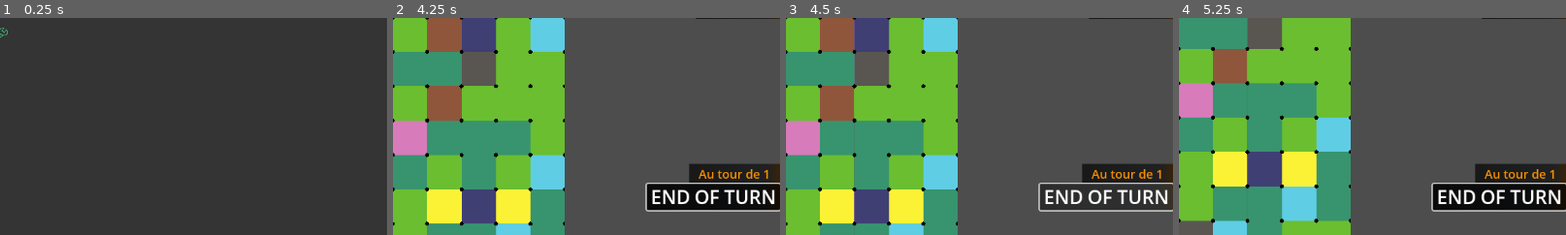
Above: before the commit, frames 1-4 (left to right).
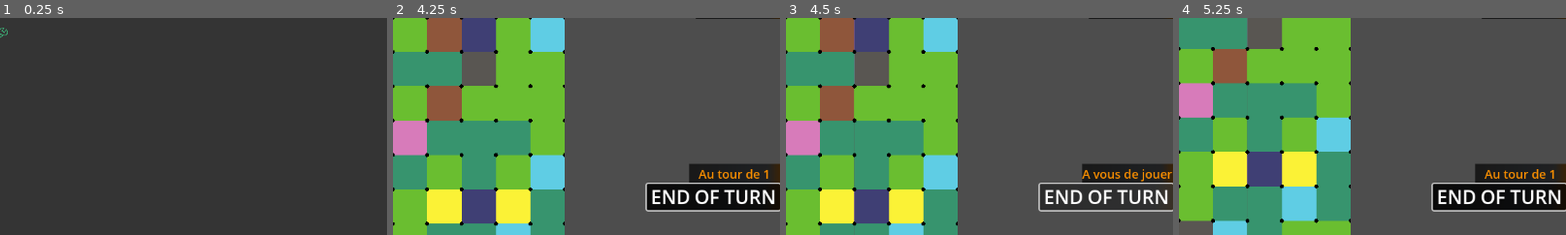
Above: after the commit, the same moments.

Repository: Atio3f/FightOfCities2D
Game: Godot game, scene res://scenes/main_menu.tscn
Two runs of this game, one before a commit and one after it. Both use one fixed random seed, a clock stepped at 60 frames per second and the inputs below.
Inputs (mouse positions are % of the whole screen's width and height, from its top left):
- Up to frame 1 (0.25 s): no input
- Up to frame 2 (4.25 s): click (50, 46) at 0.5 s; click (50, 50) at 1.25 s; click (50, 50) at 2 s; tap Enter at 2.75 s; move the mouse to (72, 45) at 2.77 s; press the mouse at (72, 45) at 2.78 s; hold C (right) 2.78-3.5 s; tap Q (action) at 2.85 s; release the mouse at (72, 45) at 3.5 s; click "START BATTLE" at 3.5 s
- Up to frame 3 (4.5 s): click "END OF TURN" at 4.25 s
- Up to frame 4 (5.25 s): tap Space at 5 s; move the mouse to (30, 55) at 5.02 s; hold X (down) from 5.03 s (still down); click (30, 55) at 5.1 s
The pictures show only the part of the screen within x 50-100%, y 50-100%; the shares and areas given below are measured in that part.

Frames 1-2 are identical in both runs. In frame 3, 0.6% of the frame differs, in the area x 76-100%, y 69-76%; in frame 4, nothing differs.

Commit message:
Fixing switching maps
Fix du changement de map après avoir gagné une mission(unités qui s'enlevaient pas, cartes qui s'ajoutaient pas, récompenses buggués,

Diff:
--- a/Ressources/campaigns/MonkeysCampaign.json
+++ b/Ressources/campaigns/MonkeysCampaign.json
@@ -78,7 +78,12 @@
 				"start": [],
 				"win": [],
 				"lose": []
-			}
+			},
+			"rewards": [
+				"reward:unitMonkey",
+				"reward:unitMonkey"
+			],
+			"nextLevel": "1"
 		}
 	}
 }
--- a/Ressources/rewards/UnitMonkeyReward.gd
+++ b/Ressources/rewards/UnitMonkeyReward.gd
@@ -4,4 +4,3 @@
 
 func _init() -> void:
 	rewardsAvailable = ["set1:KnightMonkey", "set1:AbominationMonkey", "set1:GodMonkey"]
-	randomizeRewards()
--- a/scripts/Player/PointeurPlayer.gd
+++ b/scripts/Player/PointeurPlayer.gd
@@ -247,7 +247,6 @@
 						#print(is_occupied(coordinatesI)) b
 						if is_occupied(coordinatesI):
 							var unitI: AbstractUnit = MapManager.getTileAt(coordinatesI).unitOn
-							print(curr_unit != null)
 							if curr_unit != null && curr_unit.team != unitI.team: #Remove this line if you want to make possible to travel also ennemies
 								distance_to_node = current.priority + MAX_VALUE #Mark enemy tile as impassable
 							## remove this if you want attack ranges to be seen past units that are waiting METTRE elif si le if du dessus est décommentée
@@ -360,7 +359,7 @@
 
 ## Selects or moves a unit based on where the cursor is.
 func cursorPressed(cell: Vector2i, typeClick : String) -> void:
-	print(typeClick)
+	#print(typeClick)
 	if not Selection:
 		if(typeClick == "rightclick") :
 			menuOpen = true
--- a/scripts/config/levels/AbstractCampaign.gd
+++ b/scripts/config/levels/AbstractCampaign.gd
@@ -97,7 +97,10 @@
 			reward = RewardDb.REWARDS[rewardS].new()
 			reward.randomizeRewards()
 			reward.obtainReward(mainPlayer, 1)	#NORMALEMENT DOIT ÊTRE APPELLE par l'écran des récompenses
-			reward.queue_free()	#Pas nécessaire mais on sait jamais
 		##Start next mission
-		startMission(progress + 1)
+		if dataMap.has("nextMission") :
+			startMission(dataMap["nextMission"])
+		else :
+			startMission(progress + 1)
 		print("WOUHOU")
+		print(progress)
--- a/scripts/gameLogic/classes/AbstractPlayer.gd
+++ b/scripts/gameLogic/classes/AbstractPlayer.gd
@@ -66,6 +66,9 @@
 func getCards() -> Array[String] :
 	return hand.getHand()
 
+func getUnitCards() -> Array[String]:
+	return hand.getUnitsStocked()
+
 #Renvoie les cartes jouables du joueur depuis son inventaire(pour le moment on compte pas
 #pê inutile et juste faire getCards et boucler cardCanBePlayedInventory pour toutes les cartes
 func getUsableCardsInventory() -> Array[String] :
@@ -105,7 +108,7 @@
 	else :
 		if amt + weight < 0 : weight = 0
 		else : weight += amt
-	if $Actions :
+	if has_node("Actions") :
 		$Actions.interfaceFinTour.updateInterface()
 
 func cardPlayable(idCard: String) -> Array :
--- a/scripts/gameLogic/classes/AbstractReward.gd
+++ b/scripts/gameLogic/classes/AbstractReward.gd
@@ -8,6 +8,7 @@
 
 ## Randomize rewards
 func randomizeRewards() -> void:
+	rewards.clear()#Clear old choice
 	#Add 3 randoms items of rewardsAvailable into rewards
 	var i : int = 0
 	rewardsAvailable.shuffle()
@@ -25,3 +26,4 @@
 func obtainReward(player: AbstractPlayer, number: int) -> void :
 	#Pour l'instant on gère que des unités en gain
 	player.addUnitCard(rewards[number])
+	queue_free()
--- a/scripts/gameLogic/classes/AbstractUnit.gd
+++ b/scripts/gameLogic/classes/AbstractUnit.gd
@@ -325,16 +325,18 @@
 	for trinket: AbstractTrinket in player.trinkets:
 		trinket.onDeath(unit, self)
 	isDead = true	#You're not supposed to be able to survive once you're in this function
-	removeSelf()
+	removeSelf(true)
 
 ##Remove the unit from active units and its tile and hide it, will be called by onDeath method and the delete button on interface
-func removeSelf() -> void:
+#Param checkWin served to avoid check win when we remove units at the end of a map
+func removeSelf(checkWin: bool) -> void:
 	player.removeUnit(self)
 	tile.unitOn = null	#Free the tile
+	if TurnManager.turn != 0 && checkWin: GameManager.checkWin()	#Check if win/lose after removing the unit
 	queue_free()
 
 func placeOnInventory() -> void:
-	player.addCard(id)	#Will be replaced by the registerUnit I think
+	player.addUnitCard(id)	#Will be replaced by the registerUnit I think
 
 #func onLevelUp() -> void :
 	#for effect: AbstractEffect in effects:
--- a/scripts/gameLogic/classes/GameManager.gd
+++ b/scripts/gameLogic/classes/GameManager.gd
@@ -173,24 +173,28 @@
 static func checkWin() -> void :
 	var isWinning: bool = campaign.checkWin()
 	var isLosing: bool = campaign.checkLose()	#Can serve if there are some ways to lose other than units
-	if isWinning :
+	if isWinning && !isLosing:
 		endMap(true)
 	elif isLosing :
 		endMap(false)
+	getMainPlayer().addWeight(0)	#Update interface
 
 ## Function used to clean the board, show dialogs and when the win have been obtained go to the next map
 # victoryStatus is true if player have win and false if not
 static func endMap(victoryStatus: bool) -> void :
 	for unit: AbstractUnit in getMainPlayer().getUnits() :
 		unit.placeOnInventory()	#Return the unit card on the mainPlayer hand
-	for unit: AbstractUnit in getMainPlayer().getUnits() :	#On est obligé de boucler 2 fois pour le moment
-		unit.removeSelf()	#Alors jsp si faudra pas revoir l'organisation de cette partie à voir
+	#We duplicate to avoid the iteration to skip some elements bc we delete the first one
+	for unit: AbstractUnit in getMainPlayer().getUnits().duplicate() :	#On est obligé de boucler 2 fois pour le moment,
+		unit.removeSelf(false)	#Alors jsp si faudra pas revoir l'organisation de cette partie à voir
 	#Maybe delete enemies units bc they could still lived
-
+	print(getMainPlayer().getUnits())
 	##Delete all players except the main one
+	players.erase(getMainPlayer())
 	for player: AbstractPlayer in players:
-		if player != getMainPlayer() :
-			players.erase(player)
+		players.erase(player)
+		player.queue_free()
+	players.append(getMainPlayer())
 	##Play dialogs and then go to the next map on the endMap method from AbstractCampaign
 	campaign.endMap(victoryStatus)
 
--- a/scripts/gameLogic/classes/TurnManager.gd
+++ b/scripts/gameLogic/classes/TurnManager.gd
@@ -35,11 +35,13 @@
 	if teams.size() == 0 : return TeamsColor.TeamsColor.EMPTY
 	return teams[turn % teams.size()]
 
-##Reset the TurnManager at the turn of each map
+##Reset the TurnManager at the end of each map
 static func reset() -> void :
 	turn = 0
 	teams.clear()
-	teams.append(GameManager.getPlayers())
+	##Replace players team which remained
+	for player: AbstractPlayer in GameManager.getPlayers() :
+		teams.append(player.team)
 
 static func registerTurnM() -> Dictionary:
 	var turnData := {
